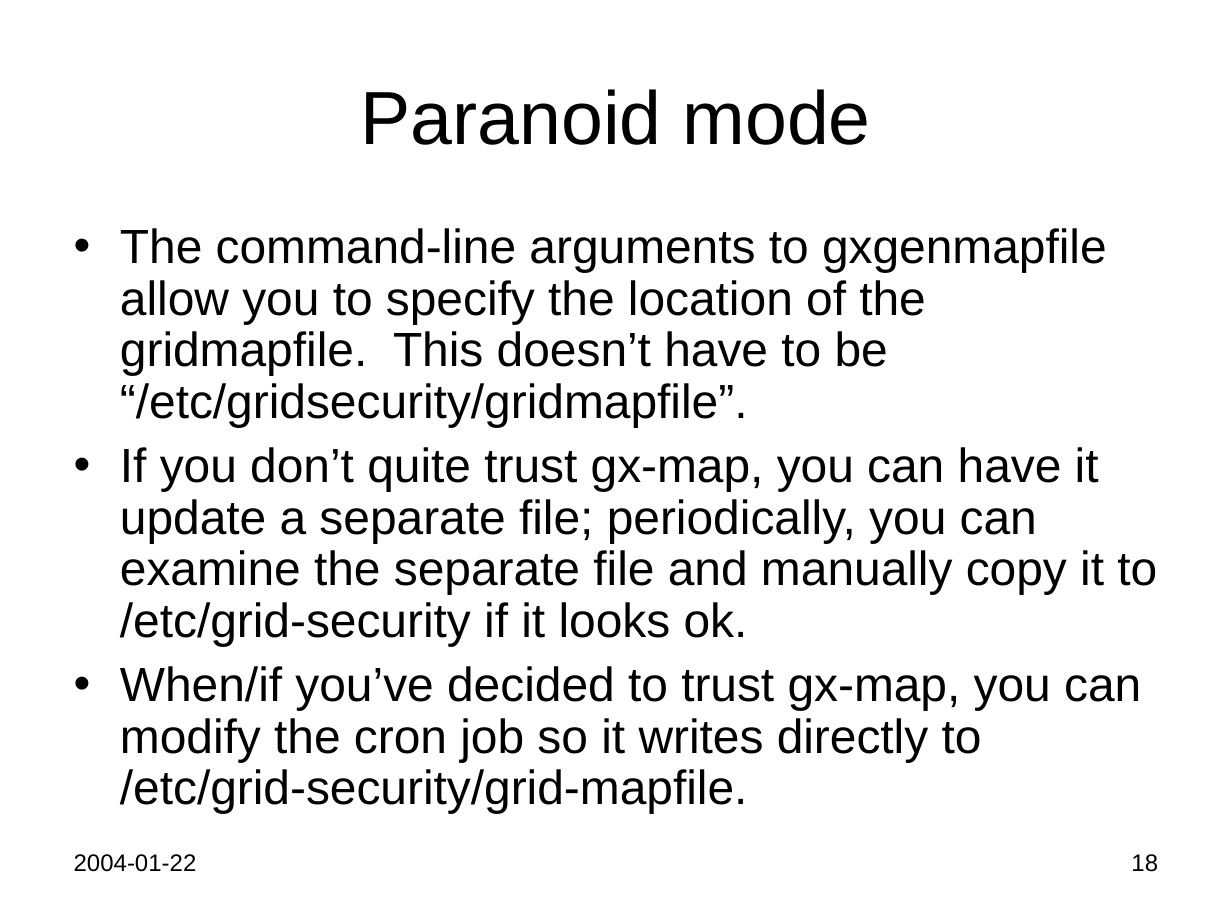
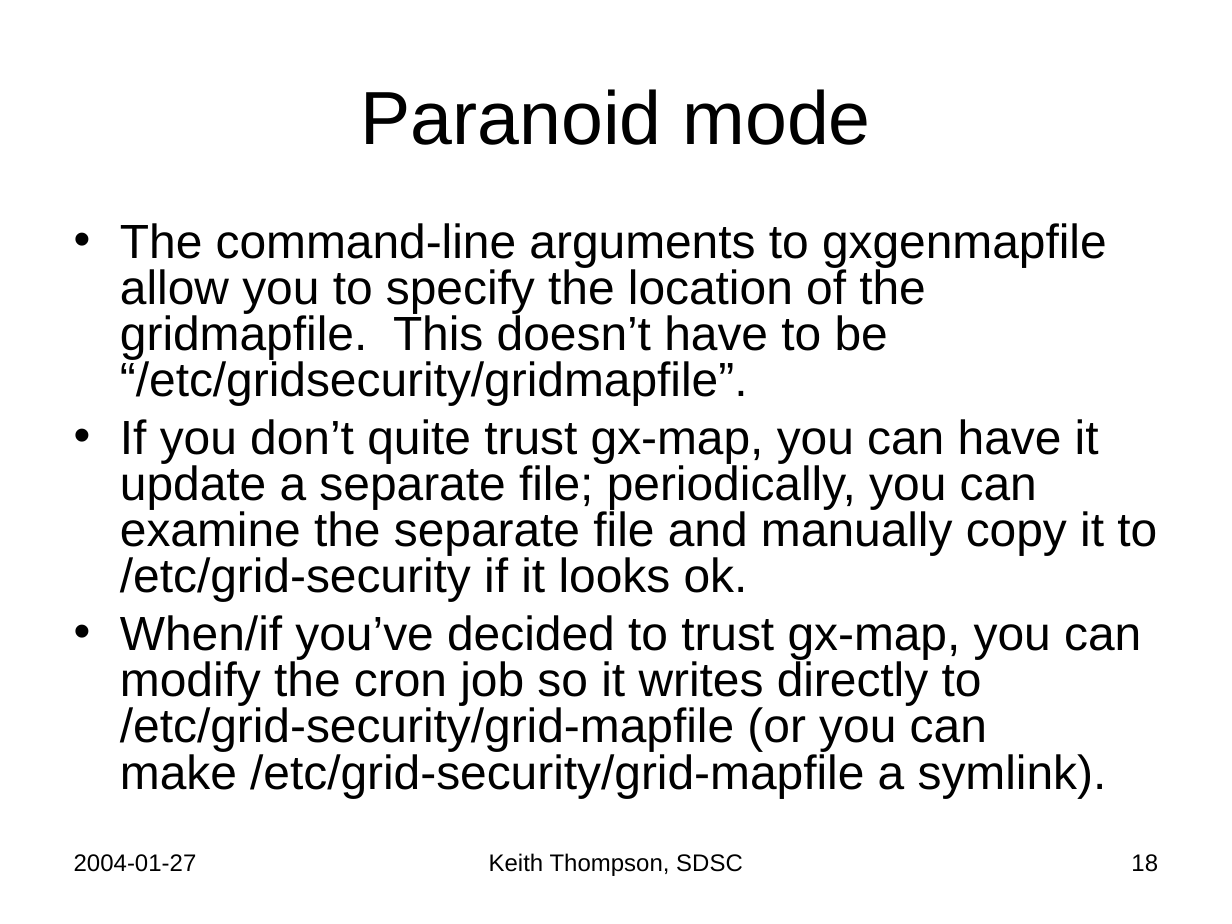
Before and after one commit to Keith-S-Thompson/gx-map, a slide deck: slide 18 of gx-map.ppt. Drawn at 1232x924 pixels with LibreOffice and Linux fonts; fonts in the diff are those of the drawing. Boxes give left, top, right and bottom in pixels: in the first picture for what was removed or moved away, otherwise in the second. Text is boxed around its words. In the diff, an @@ line names an element or a change of style, - is before the commit and + after.

```diff
--- a/gx-map.ppt
+++ b/gx-map.ppt
@@ text at bbox=[120, 223, 1157, 602]: line spacing 0.9 to 0.8 @@
@@ text at bbox=[120, 615, 1141, 798]: text changed @@
-• When/if you’ve decided to trust gx-map, you can modify the cron job so it writes directly to /etc/grid-security/grid-mapfile.
+• When/if you’ve decided to trust gx-map, you can modify the cron job so it writes directly to /etc/grid-security/grid-mapfile (or you can make /etc/grid-security/grid-mapfile a symlink).
@@ text at bbox=[74, 854, 197, 872]: text changed @@
-2004-01-22
+2004-01-27
@@ text added at bbox=[489, 853, 743, 876], 14 pt, text #000000 @@
+Keith Thompson, SDSC
```
Also in this commit, not shown: 29 other slides changed, 1 slide added.
